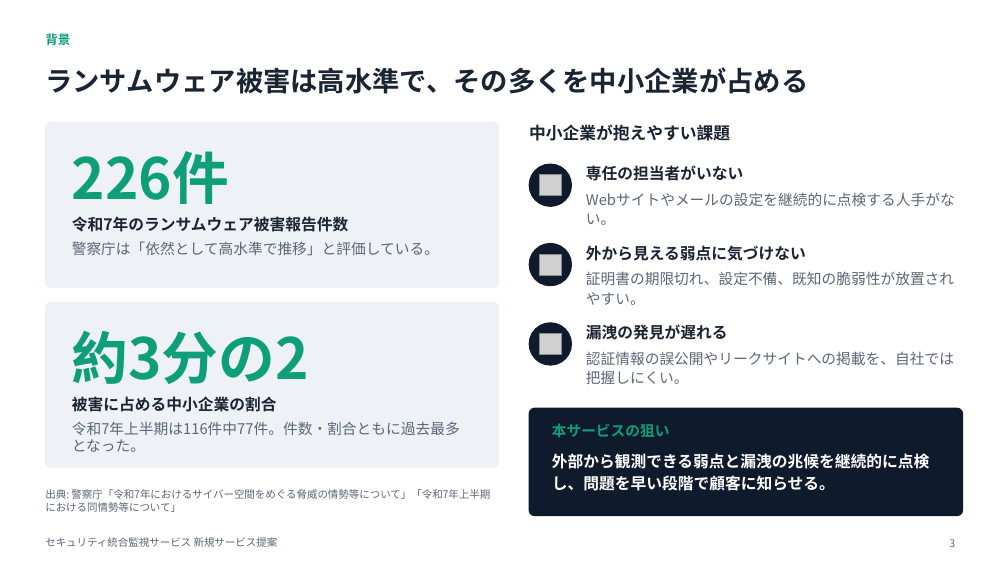
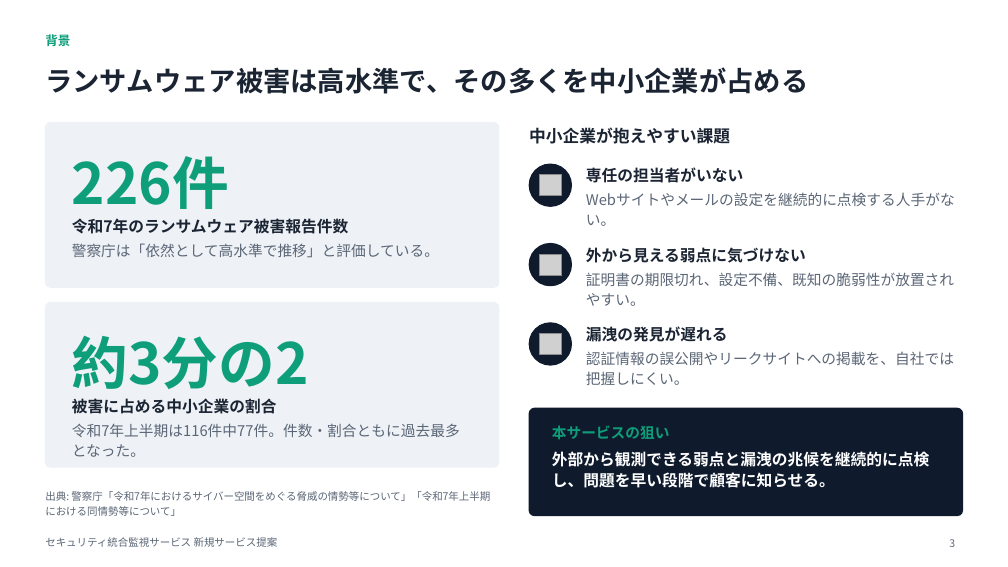
Before and after one commit to hiirocreate/DeepSec, a slide deck: slide 3 of docs/proposal/セキュリティ統合監視サービス_提案資料.pptx. Drawn at 1008x567 pixels with LibreOffice and Linux fonts; fonts in the diff are those of the drawing; grey boxes stand for pictures. Boxes give left, top, right and bottom in pixels: in the first picture for what was removed or moved away, otherwise in the second. Text is boxed around its words. In the diff, an @@ line names an element or a change of style, - is before the commit and + after.

```diff
--- a/docs/proposal/セキュリティ統合監視サービス_提案資料.pptx
+++ b/docs/proposal/セキュリティ統合監視サービス_提案資料.pptx
@@ text "226件" at (72, 156, 229, 209): line spacing 1 to 73pt @@
@@ text "中小企業が抱えやすい課題" at (529, 127, 730, 144): line spacing 1 to 22pt @@
@@ text "約3分の2" at (72, 335, 309, 389): line spacing 1 to 73pt @@
@@ line spacing 1 to 20pt in 5 elements at (72, 218, 349, 234), (72, 398, 277, 414), (586, 167, 743, 183), (586, 247, 806, 263), (586, 326, 728, 342) @@
@@ line spacing 1 to 19pt in 3 elements at (72, 243, 439, 257), (72, 423, 460, 457), (552, 425, 670, 439) @@
@@ text "外部から観測できる弱点と漏洩の兆候を継続的に点検し、問題を早い段階で顧客に知らせる。" at (552, 451, 930, 488): line spacing 1.2 to 20pt @@
@@ text "出典: 警察庁「令和7年におけるサイバー空間をめぐる脅威の情勢等について」「令和7年上半期における同情勢等について」" at (45, 491, 490, 516): line spacing 1 to 14pt @@
```
Also in this commit, not shown: 14 other slides changed, 1 slide added.
